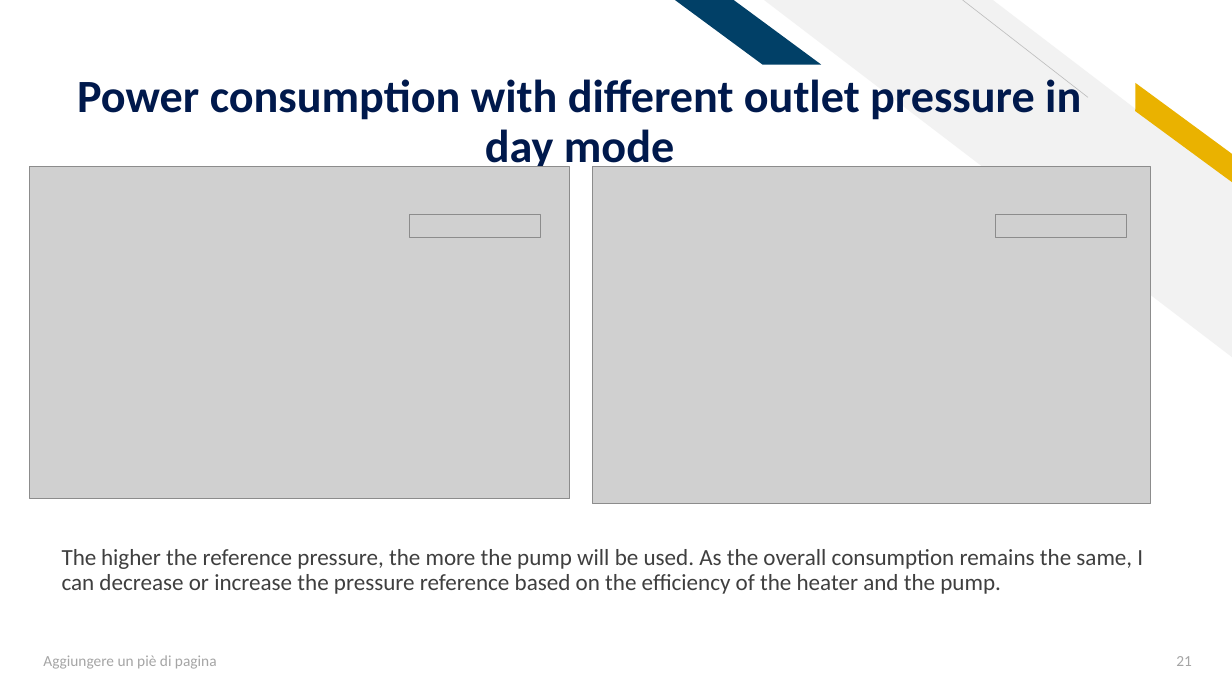
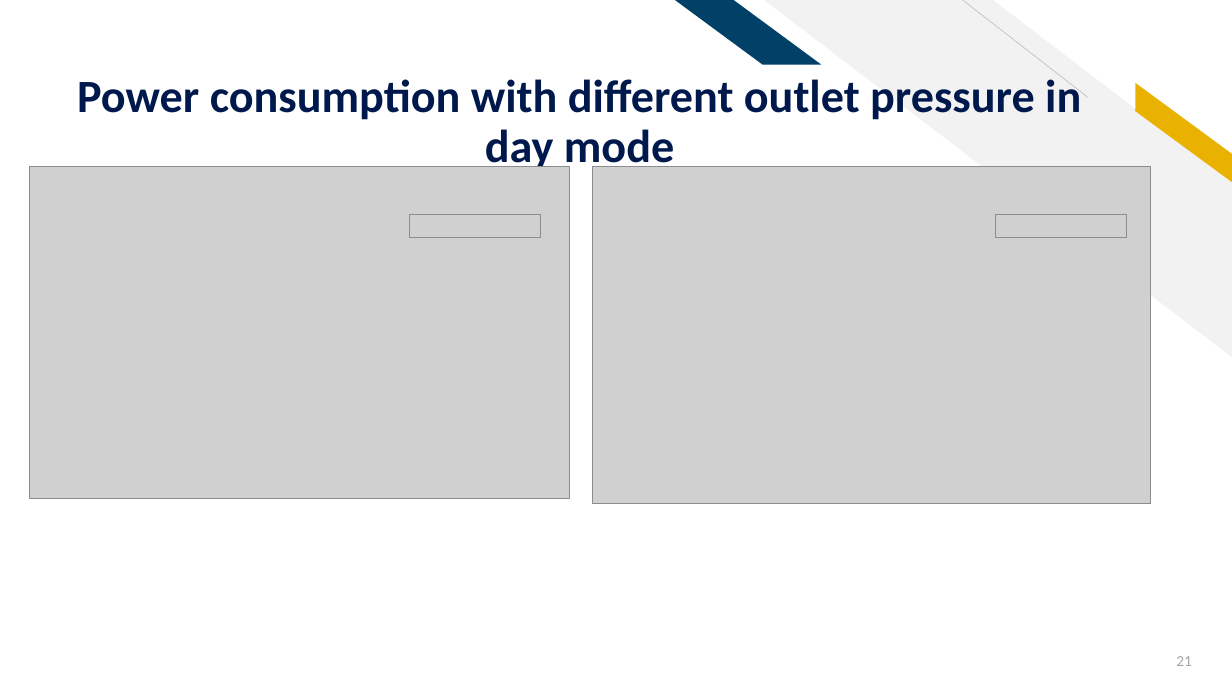
Before and after one commit to AleFire99/AES-git-repo, a slide deck: slide 21 of Aes_Project_2021_2022.pptx. Drawn at 1232x693 pixels with LibreOffice and Linux fonts; fonts in the diff are those of the drawing; grey boxes stand for pictures. Boxes give left, top, right and bottom in pixels: in the first picture for what was removed or moved away, otherwise in the second. Text is boxed around its words. In the diff, an @@ line names an element or a change of style, - is before the commit and + after.

```diff
--- a/Aes_Project_2021_2022.pptx
+++ b/Aes_Project_2021_2022.pptx
@@ text removed at (62,549,1143,594) @@
-The higher the reference pressure, the more the pump will be used. As the overall consumption remains the same, I can decrease or increase the pressure reference based on the efficiency of the heater and the pump.
@@ text removed at (43,655,217,669) @@
-Aggiungere un piè di pagina
```
Also in this commit, not shown: 22 other slides changed.
